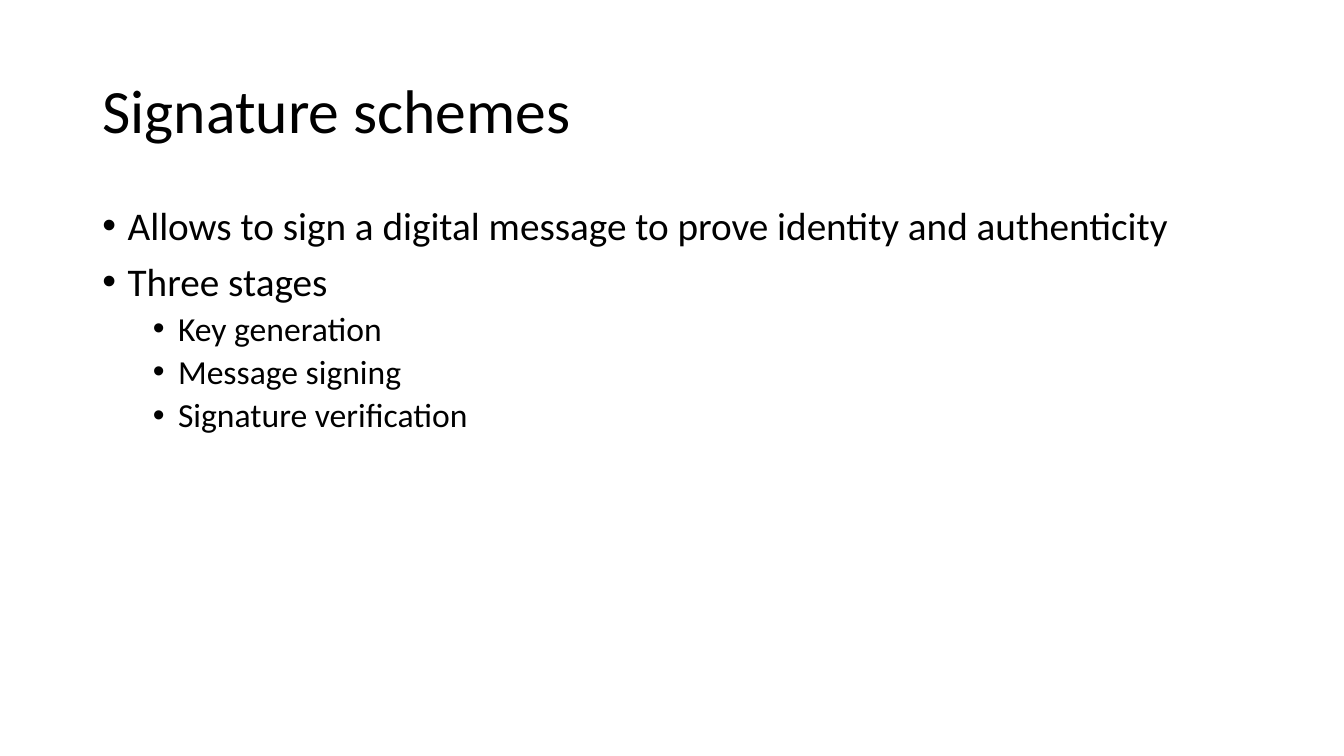
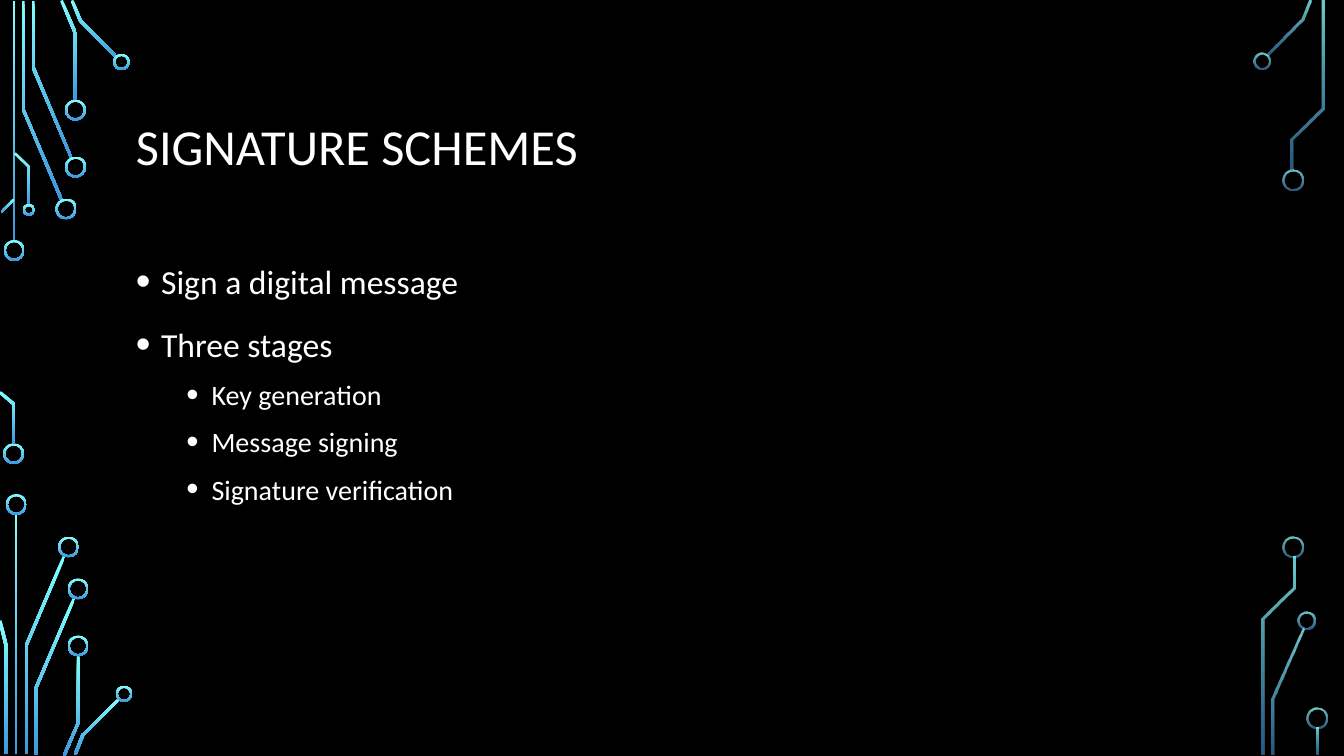
Before and after one commit to PJvGrol/Thesis, a slide deck: slide 11 of Presentation.pptx (slide 6 before the commit). Drawn at 1344x756 pixels with LibreOffice and Linux fonts; fonts in the diff are those of the drawing; background and template pictures are left out. Boxes give left, top, right and bottom in pixels: in the first picture for what was removed or moved away, otherwise in the second. Text is boxed around its words. In the diff, an @@ line names an element or a change of style, - is before the commit and + after.

```diff
--- a/Presentation.pptx
+++ b/Presentation.pptx
@@ background #FFFFFF to picture (left out) @@
@@ title at (136, 132, 577, 166): text changed; size 44 to 36 pt; text colour #000000 to #FFFFFF @@
-Signature schemes
+SIGNATURE SCHEMES
@@ text "Sign a digital message": place and size @@
-text "Sign a digital message" at (128, 212, 1168, 433)
+text "Sign a digital message" at (161, 270, 458, 505)
@@ text at (161, 270, 458, 300): text changed; size 28 to 24 pt; text colour #000000 to #FFFFFF @@
-• Allows to sign a digital message to prove identity and authenticity
+• Sign a digital message
@@ text at (161, 333, 453, 505): size 28 to 24 pt in "Three stages"; text colour #000000 to #FFFFFF in "Three stages", "Key generation", "Message signing", "Signature verification"; size 24 to 20 pt in "Key generation", "Message signing", "Signature verification"; line spacing 0.9 to 1.2 @@
@@ group added at (0, 0, 1328, 756): 33 freeform shapes, 3 rectangles @@
```
Also in this commit, not shown: 11 other slides changed, 8 slides added, 6 slides removed, 18 other files.
